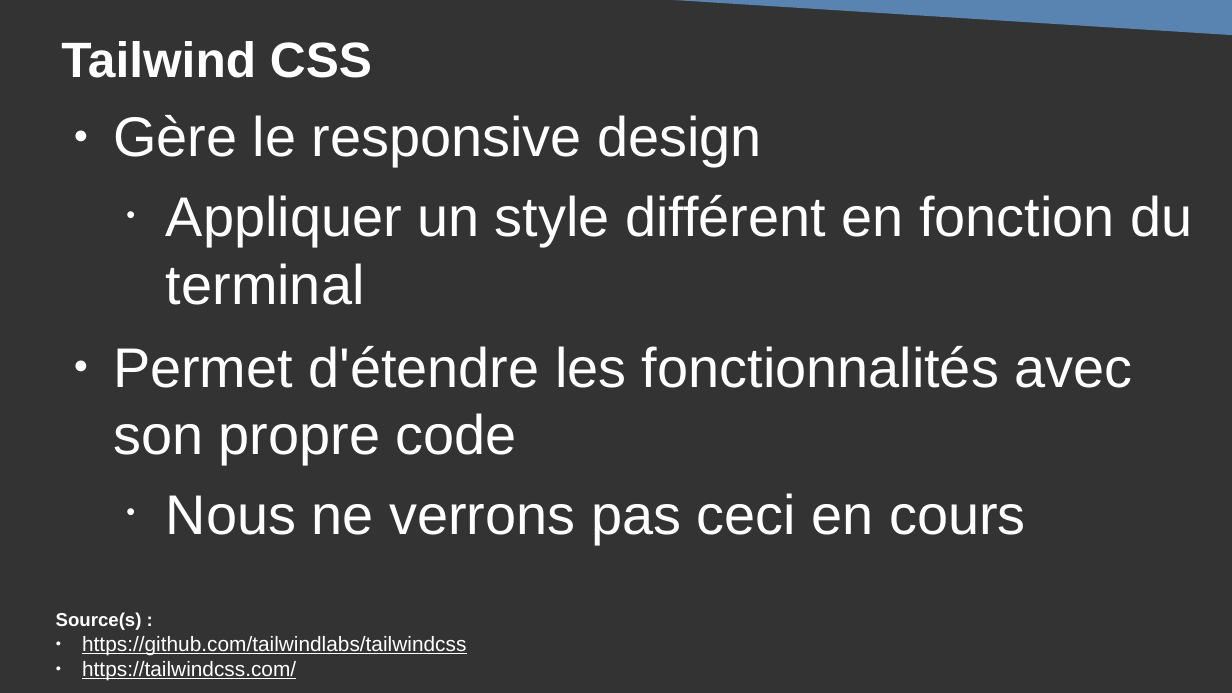
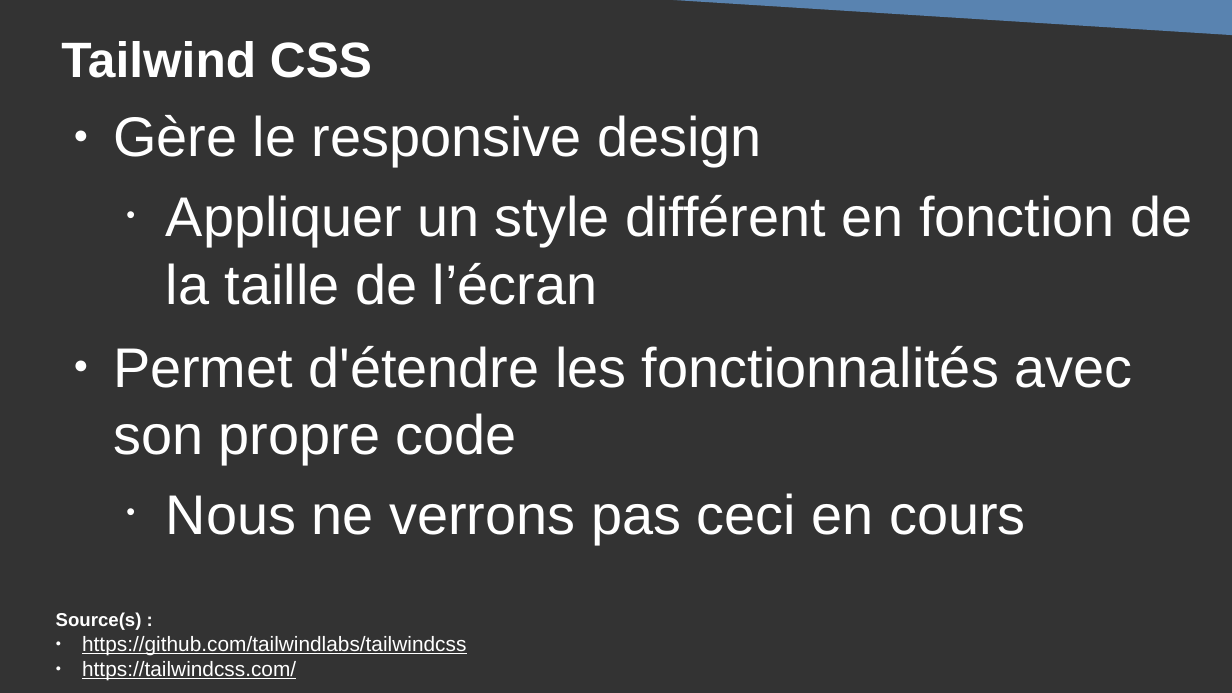
Before and after one commit to DanYellow/cours, a slide deck: slide 10 of integration-web-s2/travaux-pratiques/numero-4/presentation.odp. Drawn at 1232x693 pixels with LibreOffice and Linux fonts; fonts in the diff are those of the drawing. Boxes give left, top, right and bottom in pixels: in the first picture for what was removed or moved away, otherwise in the second. Text is boxed around its words. In the diff, an @@ line names an element or a change of style, - is before the commit and + after.

Commit message:
R2.12 - Update tailwindcss course

```diff
--- a/integration-web-s2/travaux-pratiques/numero-4/presentation.odp
+++ b/integration-web-s2/travaux-pratiques/numero-4/presentation.odp
@@ text at box(166, 195, 1192, 305): text changed @@
-  • Appliquer un style différent en fonction du terminal
+  • Appliquer un style différent en fonction de la taille de l’écran
```
Also in this commit, not shown: 13 other slides changed, 1 slide added, 1 slide removed, 2 other files.
